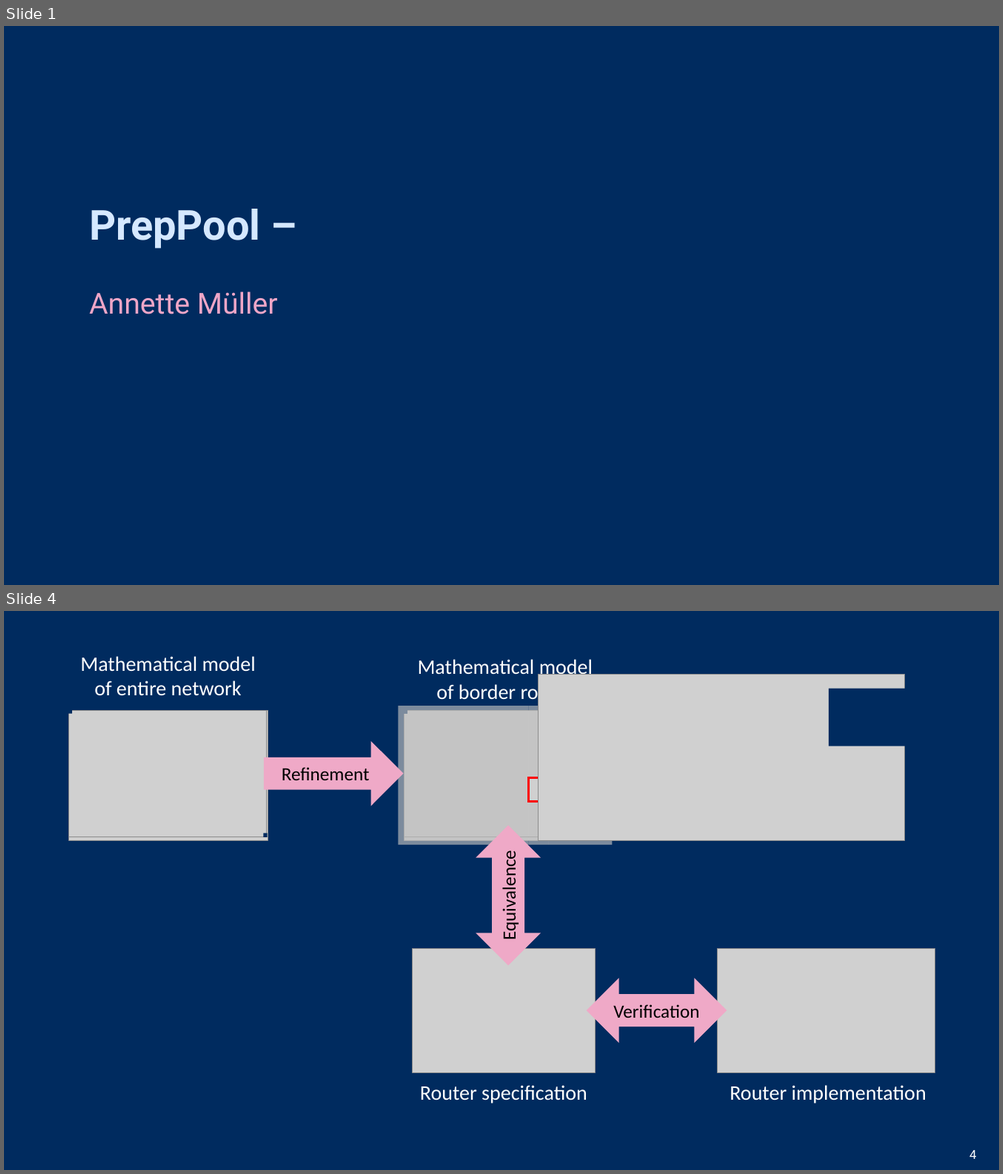
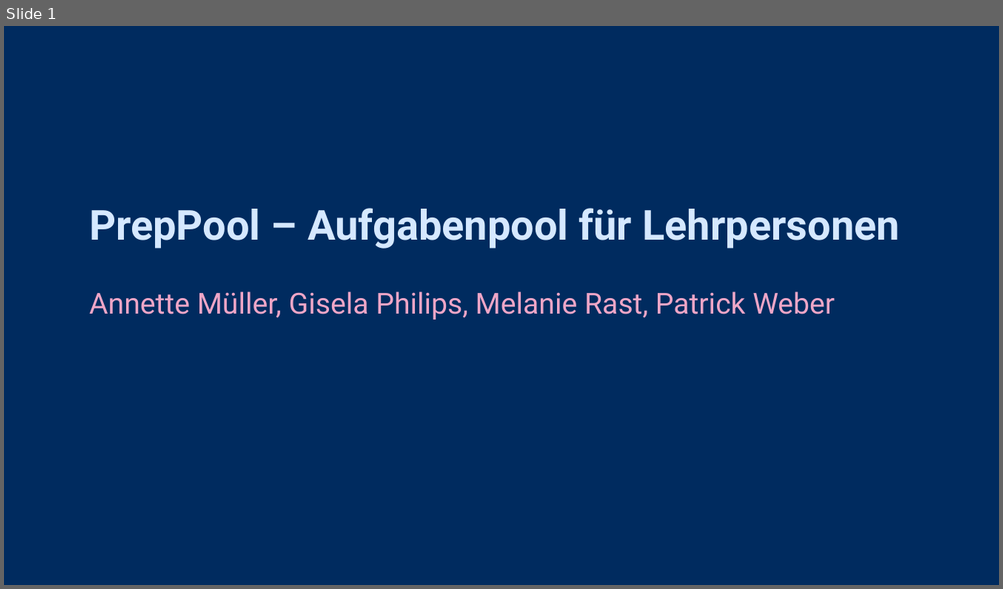
Before and after one commit to Team-42-Software-Project/Aufgabenpool, a slide deck: assn1/Assignment1.pptx. Shown one above the other, each under a label of ours: slides 1 and 4 before the commit, slide 1 after it; the slides between them are not shown. The pictures are 1003x1174 and 1003x589 pixels, drawn with LibreOffice and Linux fonts; fonts in the diff are those of the drawing; grey boxes stand for pictures. Boxes give left, top, right and bottom in pixels: in the first picture for what was removed or moved away, otherwise in the second. Text is boxed around its words. In the diff, an @@ line names an element or a change of style, - is before the commit and + after.

```diff
--- a/assn1/Assignment1.pptx
+++ b/assn1/Assignment1.pptx
@@ slide 4 removed at (4,611,999,1170), background #002B5F @@
@@ text removed at (80,656,256,696) @@
-Mathematical model
-of entire network
@@ text removed at (418,659,592,704) @@
-Mathematical model
-of border router
@@ picture removed at (538,675,905,842) @@
@@ rectangle removed at (828,689,914,746) @@
@@ picture removed at (404,710,603,841) @@
@@ picture removed at (404,710,602,837) @@
@@ rectangle removed at (404,709,407,713) @@
@@ right arrow removed at (264,741,403,806) @@
-Refinement
@@ group removed at (398,706,612,846): 5 rectangles @@
@@ left right arrow removed at (476,826,540,965) @@
-Equivalence
@@ group removed at (68,709,268,841): 2 pictures, 2 rectangles @@
@@ picture removed at (412,949,595,1073) @@
@@ picture removed at (717,949,935,1073) @@
@@ left right arrow removed at (586,978,727,1043) @@
-Verification
@@ text removed at (420,1085,587,1104) @@
-Router specification
@@ text removed at (729,1085,926,1104) @@
-Router implementation
@@ page number removed at (969,1150,976,1159) @@
-4
@@ slide 1 changed as well @@
@@ text at (89,208,899,249): text changed @@
-PrepPool –
+PrepPool – Aufgabenpool für Lehrpersonen
@@ text at (89,292,834,320): text changed @@
-Annette Müller
+Annette Müller, Gisela Philips, Melanie Rast, Patrick Weber
```
Also in this commit, not shown: 4 slides added, 8 other slides removed.
